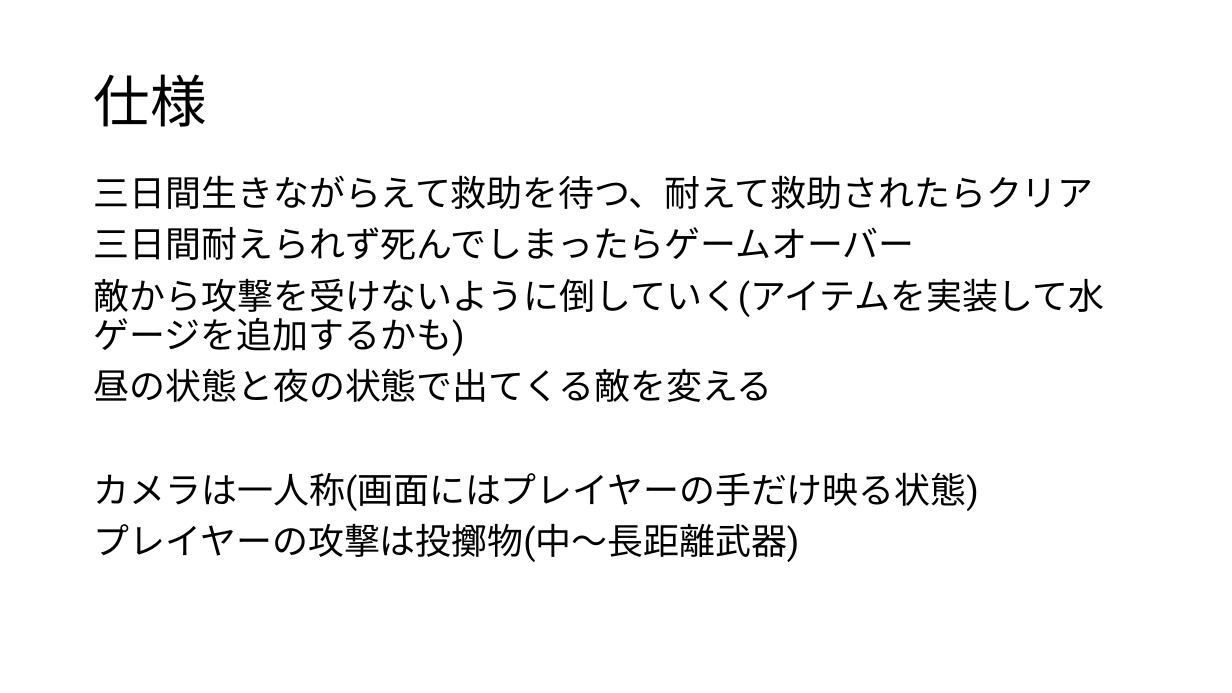
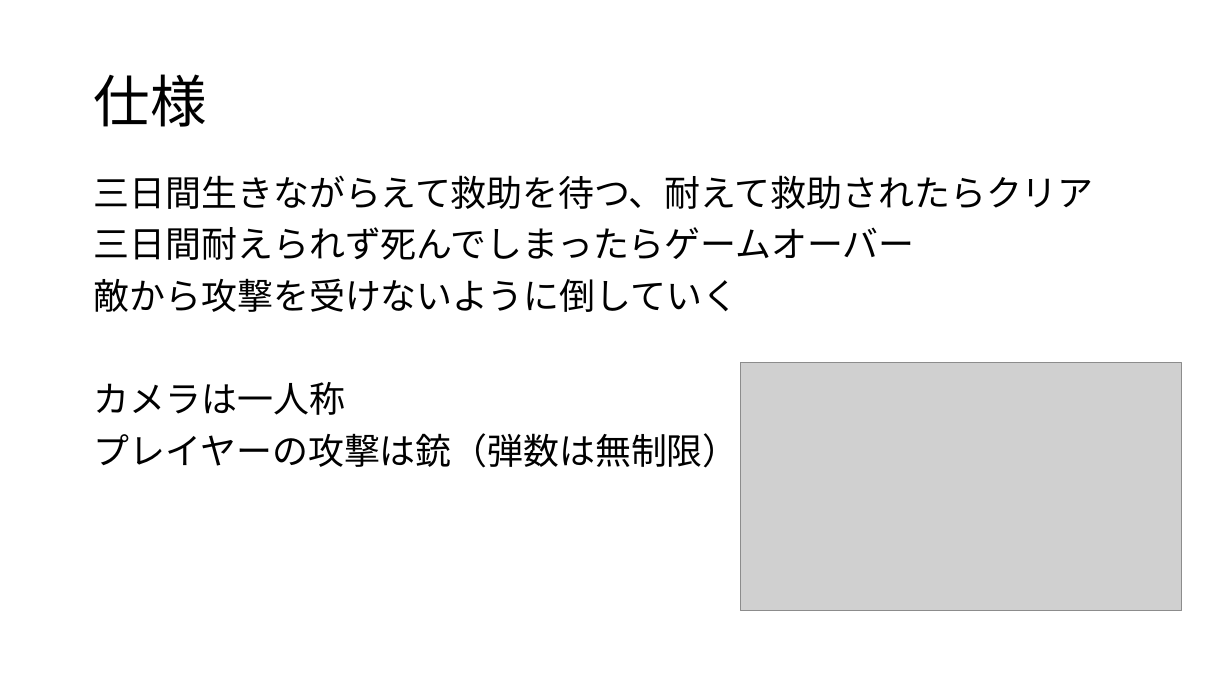
Before and after one commit to kawasaki0314/YanRepository, a slide deck: slide 5 of ヤンの三日間企画書.pptx. Drawn at 1232x693 pixels with LibreOffice and Linux fonts; fonts in the diff are those of the drawing; grey boxes stand for pictures. Boxes give left, top, right and bottom in pixels: in the first picture for what was removed or moved away, otherwise in the second. Text is boxed around its words. In the diff, an @@ line names an element or a change of style, - is before the commit and + after.

Commit message:
naru

```diff
--- a/ヤンの三日間企画書.pptx
+++ b/ヤンの三日間企画書.pptx
@@ text at box(94, 278, 739, 468): text changed @@
-敵から攻撃を受けないように倒していく(アイテムを実装して水ゲージを追加するかも)
-昼の状態と夜の状態で出てくる敵を変える
-カメラは一人称(画面にはプレイヤーの手だけ映る状態)
-プレイヤーの攻撃は投擲物(中～長距離武器)
+敵から攻撃を受けないように倒していく
+カメラは一人称
+プレイヤーの攻撃は銃（弾数は無制限）
@@ picture added at box(740, 362, 1182, 611) @@
```
